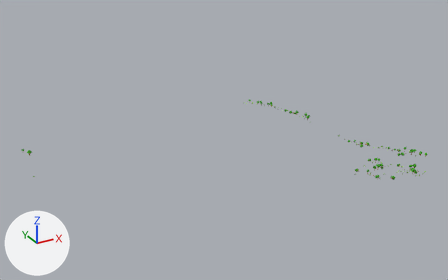
What one commit did to the glTF model utrecht_trees/data/content/3_5_1.glb.
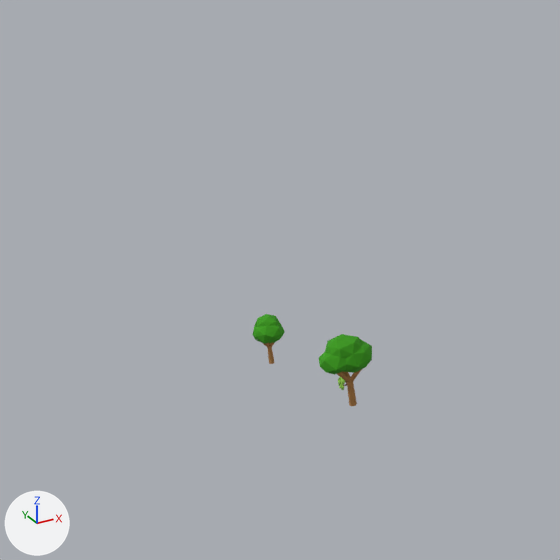
The first picture shows the older version from a 50 mm camera at (138122.0, 451541.0, 446.0) aimed at (138583.0, 452379.0, 28.0). The close-ups show the older and then the newer version on the part from 0% to 11% of the width and 43% to 60% of the height of that picture. Only the edits that show in the close-ups are written down. Arrows for +X, +Y and +Z are at lower left; the lights stay in place.
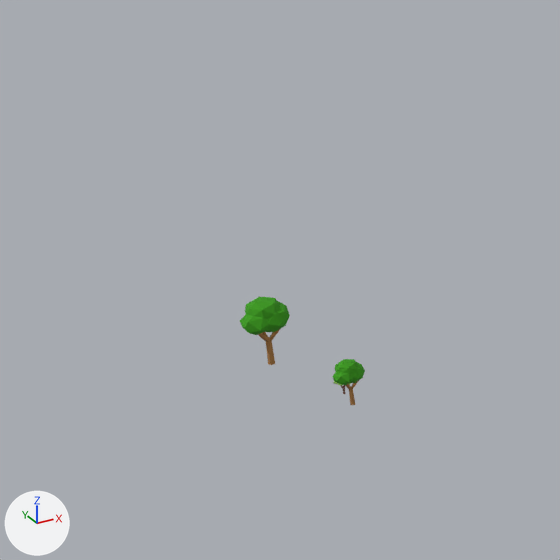
Location of each change, [x1, y1, x2, y2] in pixels of the close-ups (560 x 560 px):
'Mesh_1', moved, turned, rescaled: before [319, 334, 372, 406]; after [332, 359, 365, 405]
'Mesh_1.001', moved, turned, rescaled: before [253, 314, 285, 364]; after [240, 297, 290, 365]
'Node-Mesh', turned: before [338, 377, 347, 390]; after [333, 381, 351, 394]

Edits to the bpy script that builds the scene:
```text
Change ob_node_mesh:
    ob_node_mesh.rotation_euler: (-1.571, 0.0, 1.575) -> (0.0, 0.0, 2.042)  # degrees (-90, 0, 90) -> degrees (0, 0, 117)
Change ob_mesh_1:
    ob_mesh_1.location: (-2.252, -10.49, 8.113) -> (-1.435, -10.73, 5.539)
    ob_mesh_1.rotation_euler: (1.571, 0.0, 0.282) -> (1.571, 0.0, 0.708)  # degrees (90, 0, 16) -> degrees (90, 0, 41)
    ob_mesh_1.scale: (2.35, 1.76, 2.35) -> (1.52, 1.14, 1.52)
Change ob_mesh_1_001:
    ob_mesh_1_001.location: (-7.198, 12.05, 5.459) -> (-8.951, 10.06, 7.412)
    ob_mesh_1_001.rotation_euler: (1.571, 0.0, -1.81) -> (1.571, 0.0, 0.506)  # degrees (90, 0, -104) -> degrees (90, 0, 29)
    ob_mesh_1_001.scale: (1.63, 1.22, 1.63) -> (2.26, 1.69, 2.26)
```
